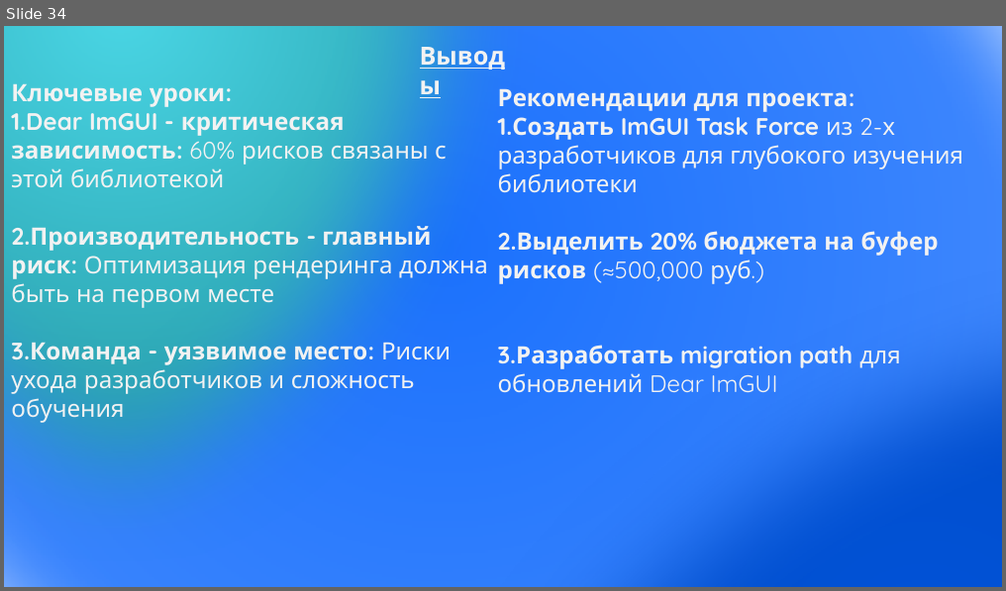
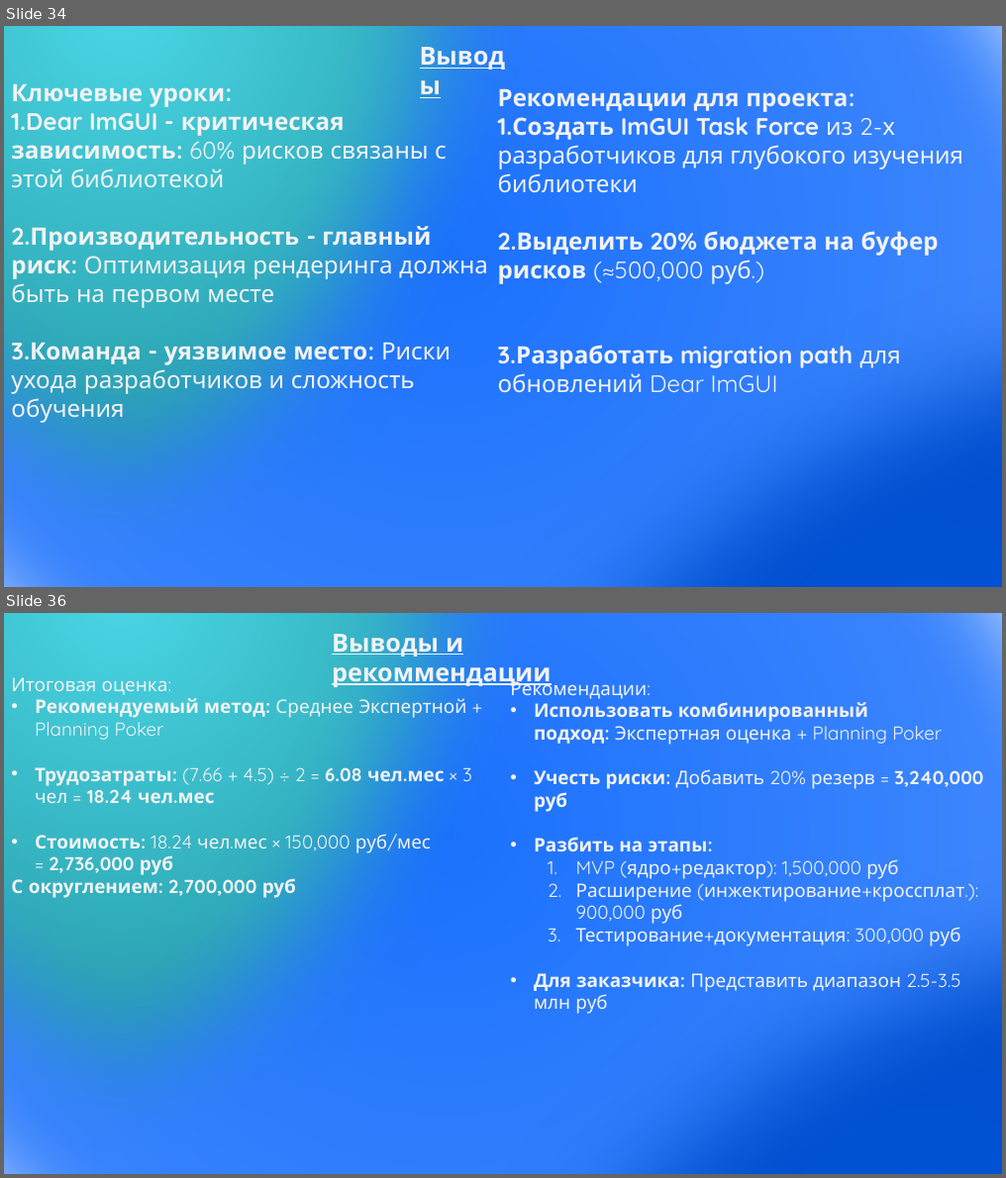
Before and after one commit to HozainFermi/upp, a slide deck: Презентация1.pptx. Shown one above the other, each under a label of ours: slide 34 before the commit, slides 34 and 36 after it; the slides between them are not shown. The pictures are 1006x591 and 1006x1178 pixels, drawn with LibreOffice and Linux fonts; fonts in the diff are those of the drawing. Boxes give left, top, right and bottom in pixels: in the first picture for what was removed or moved away, otherwise in the second. Text is boxed around its words. In the diff, an @@ line names an element or a change of style, - is before the commit and + after.

```diff
--- a/Презентация1.pptx
+++ b/Презентация1.pptx
@@ slide 36 added at (4, 613, 1002, 1174), background #FFFFFF @@
@@ ellipse added at (4, 613, 1002, 1174), fill gradient #002D76 to #1B71FD to #72A7FE, outline #43739E 1 pt @@
@@ ellipse added at (4, 613, 549, 1174), fill gradient #4AD6E5 to #137C87, outline #43739E 1 pt @@
@@ text added at (332, 634, 550, 687), 24 pt, text #F2F2F2, bold, underline @@
+Выводы и рекоммендации
@@ ellipse added at (246, 657, 1002, 1174), fill gradient #156EFF to #0153D9 to #0046B8, outline #43739E 1 pt @@
@@ text added at (11, 677, 472, 898), 18 pt, text #F2F2F2, bold @@
+Итоговая оценка:
+• Рекомендуемый метод: Среднее Экспертной + Planning Poker
+• Трудозатраты: (7.66 + 4.5) ÷ 2 = 6.08 чел.мес × 3 чел = 18.24 чел.мес
+• Стоимость: 18.24 чел.мес × 150,000 руб/мес = 2,736,000 руб
+С округлением: 2,700,000 руб
@@ text added at (510, 677, 983, 1014), 18 pt, text #F2F2F2 @@
+Рекомендации:
+• Использовать комбинированный подход: Экспертная оценка + Planning Poker
+• Учесть риски: Добавить 20% резерв = 3,240,000 руб
+• Разбить на этапы:
+  1. MVP (ядро+редактор): 1,500,000 руб
+  2. Расширение (инжектирование+кроссплат.): 900,000 руб
+  3. Тестирование+документация: 300,000 руб
+• Для заказчика: Представить диапазон 2.5-3.5 млн руб
```
Also in this commit, not shown: 6 other slides added.
